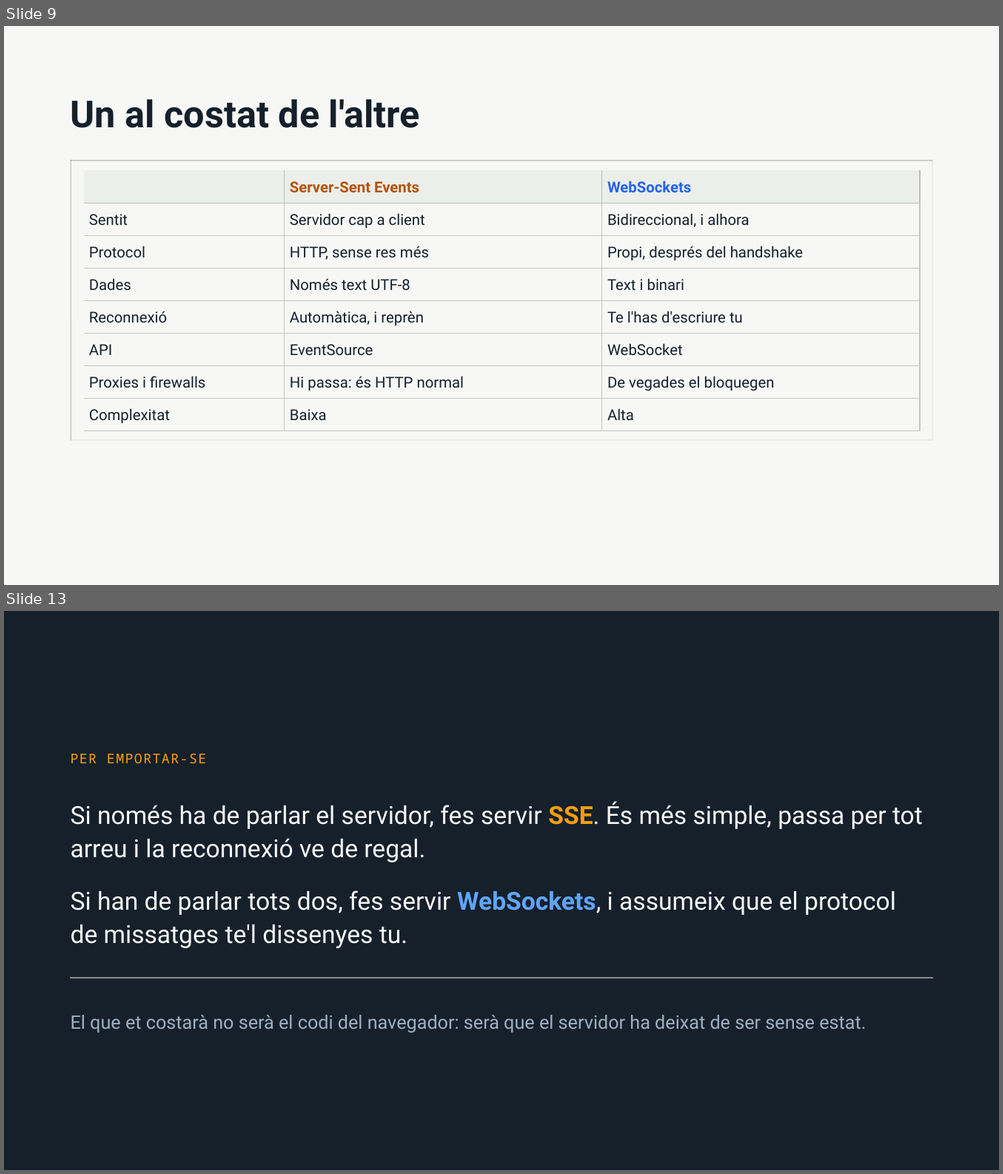
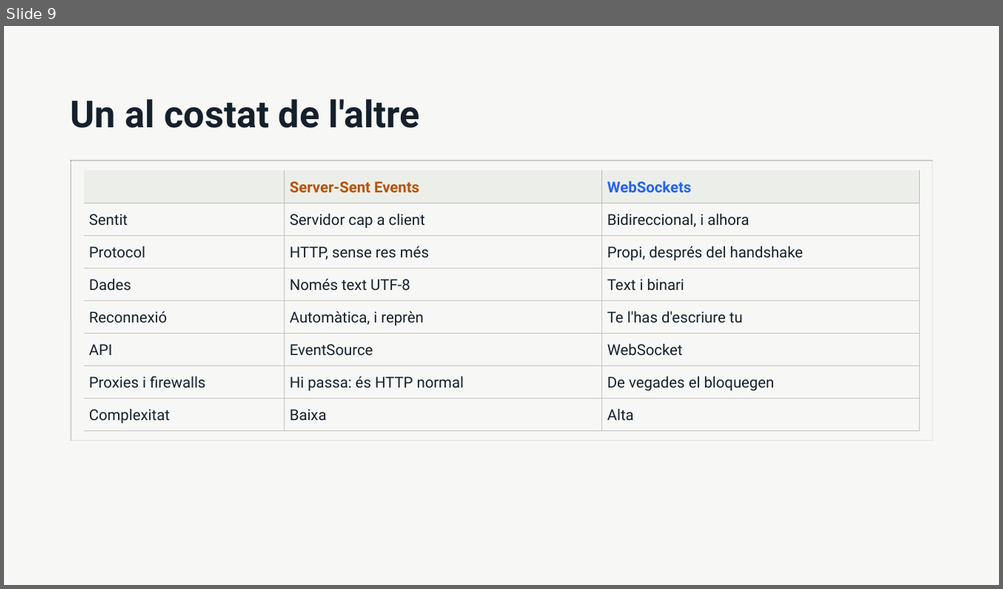
Before and after one commit to amplob/ASW, a slide deck: teoria/WebSockets i Server-Sent Events.pptx. Shown one above the other, each under a label of ours: slides 9 and 13 before the commit, slide 9 after it; the slides between them are not shown. The pictures are 1003x1174 and 1003x589 pixels, drawn with LibreOffice and Linux fonts; fonts in the diff are those of the drawing; grey boxes stand for pictures. Boxes give left, top, right and bottom in pixels: in the first picture for what was removed or moved away, otherwise in the second. Text is boxed around its words. In the diff, an @@ line names an element or a change of style, - is before the commit and + after.

```diff
--- a/teoria/WebSockets i Server-Sent Events.pptx
+++ b/teoria/WebSockets i Server-Sent Events.pptx
@@ slide 13 removed at (x1=4, y1=611, x2=999, y2=1170), background #15202B @@
@@ text removed at (x1=71, y1=754, x2=206, y2=763) @@
-PER EMPORTAR-SE
@@ text removed at (x1=71, y1=801, x2=922, y2=863) @@
-Si només ha de parlar el servidor, fes servir SSE. És més simple, passa per tot arreu i la reconnexió ve de regal.
@@ text removed at (x1=71, y1=891, x2=896, y2=948) @@
-Si han de parlar tots dos, fes servir WebSockets, i assumeix que el protocol de missatges te'l dissenyes tu.
@@ picture removed at (x1=71, y1=978, x2=933, y2=979) @@
@@ text removed at (x1=71, y1=1015, x2=865, y2=1033) @@
-El que et costarà no serà el codi del navegador: serà que el servidor ha deixat de ser sense estat.
```
Also in this commit, not shown: 6 slides changed, 6 slides added, 3 other slides removed.
